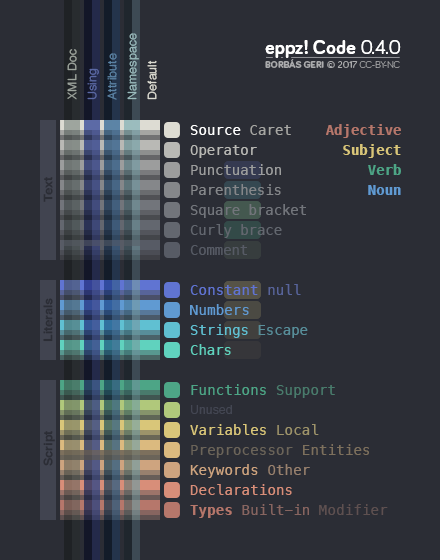
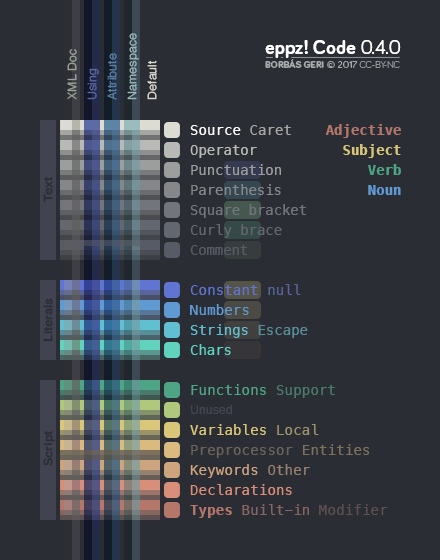
Before/after of a 440x560 layered artwork. What changed in the layer stack:
renamed "XML Doc (50%)" to "XML Doc", opacity 50% → 100% over [64, 0, 80, 560]
removed layer "XML Doc (100%)" (was multiply) from group "XML Doc (50%)" over [64, 0, 80, 560]
